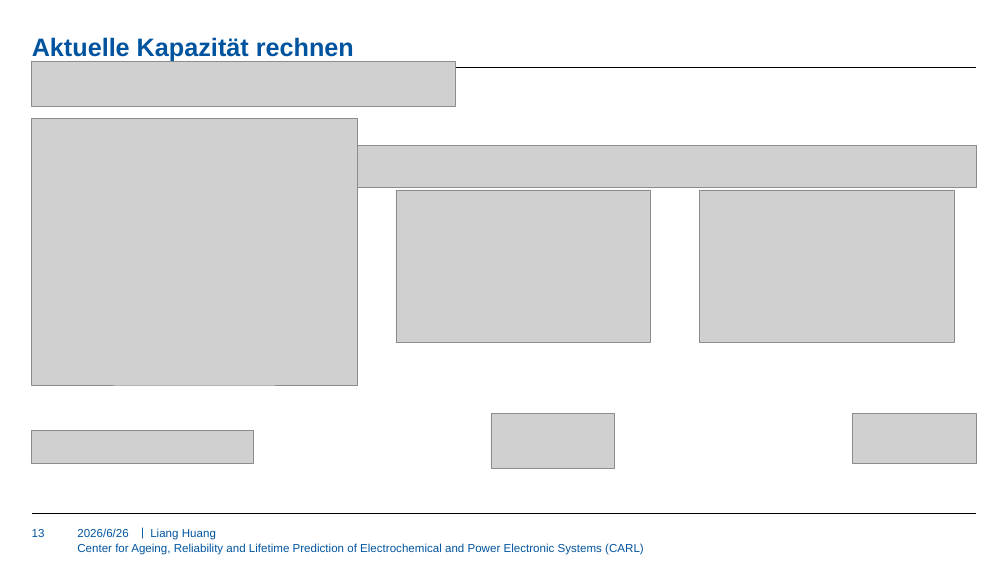
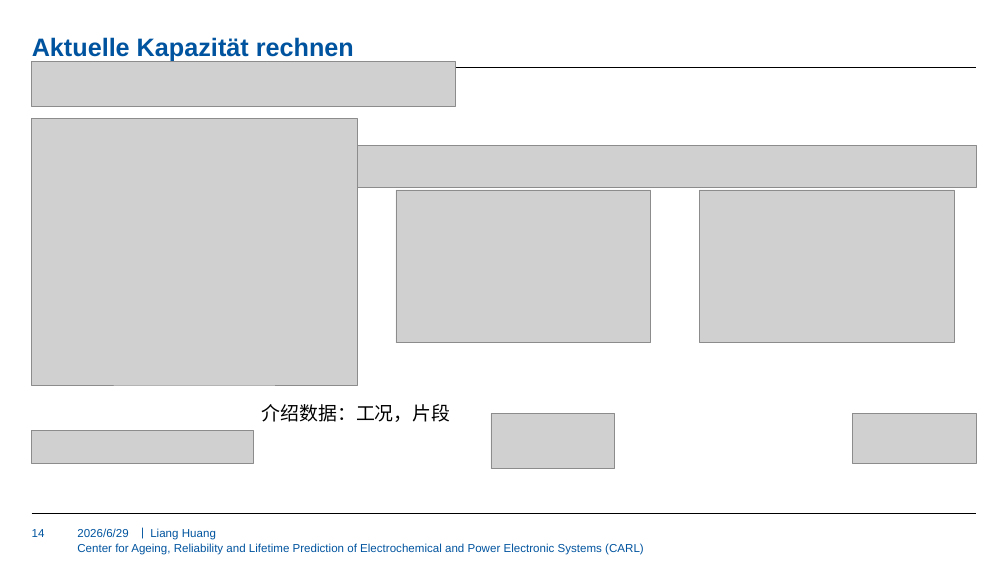
Before and after one commit to HuangLIANG99/MA, a slide deck: slide 14 of Literature Review/KW09/09.07.2026.pptx (slide 13 before the commit). Drawn at 1008x567 pixels with LibreOffice and Linux fonts; fonts in the diff are those of the drawing; grey boxes stand for pictures; background and template pictures are left out. Boxes give left, top, right and bottom in pixels: in the first picture for what was removed or moved away, otherwise in the second. Text is boxed around its words. In the diff, an @@ line names an element or a change of style, - is before the commit and + after.

```diff
--- a/Literature Review/KW09/09.07.2026.pptx
+++ b/Literature Review/KW09/09.07.2026.pptx
@@ text added at [262,404,451,422], 18 pt, text #000000 @@
+介绍数据：工况，片段
@@ page number at [32,529,45,537]: text changed @@
-13
+14
@@ text at [77,528,128,537]: text changed @@
-2026/6/26
+2026/6/29
```
Also in this commit, not shown: 16 other slides changed, 1 slide added.
